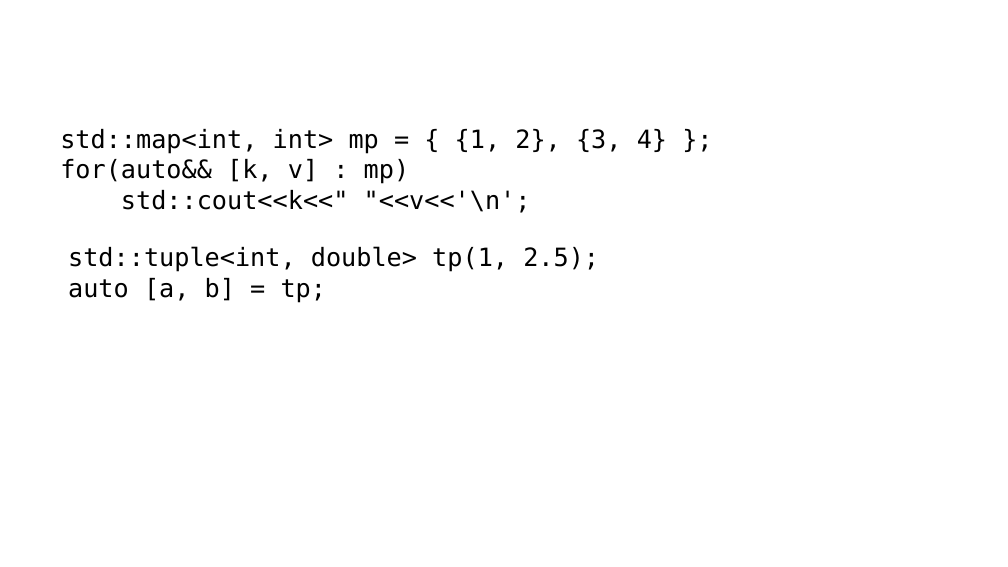
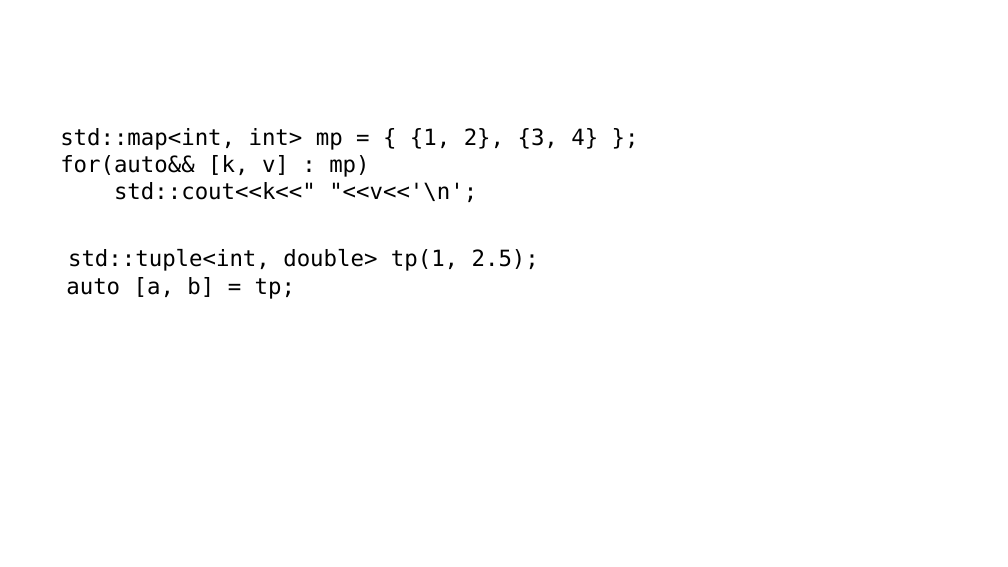
Before and after one commit to qicosmos/cppcon2017, a slide deck: slide 6 of CPP-Summit.pptx. Drawn at 1008x567 pixels with LibreOffice and Linux fonts; fonts in the diff are those of the drawing; background and template pictures are left out. Boxes give left, top, right and bottom in pixels: in the first picture for what was removed or moved away, otherwise in the second. Text is boxed around its words. In the diff, an @@ line names an element or a change of style, - is before the commit and + after.

```diff
--- a/CPP-Summit.pptx
+++ b/CPP-Summit.pptx
@@ text "std::map<int, int> mp = { ..." at (60, 128, 598, 202): size 18 to 16 pt @@
@@ text "std::tuple<int, double> tp(1, 2.5);" at (66, 249, 539, 299): size 18 to 16 pt @@
```
Also in this commit, not shown: 33 other slides changed.
